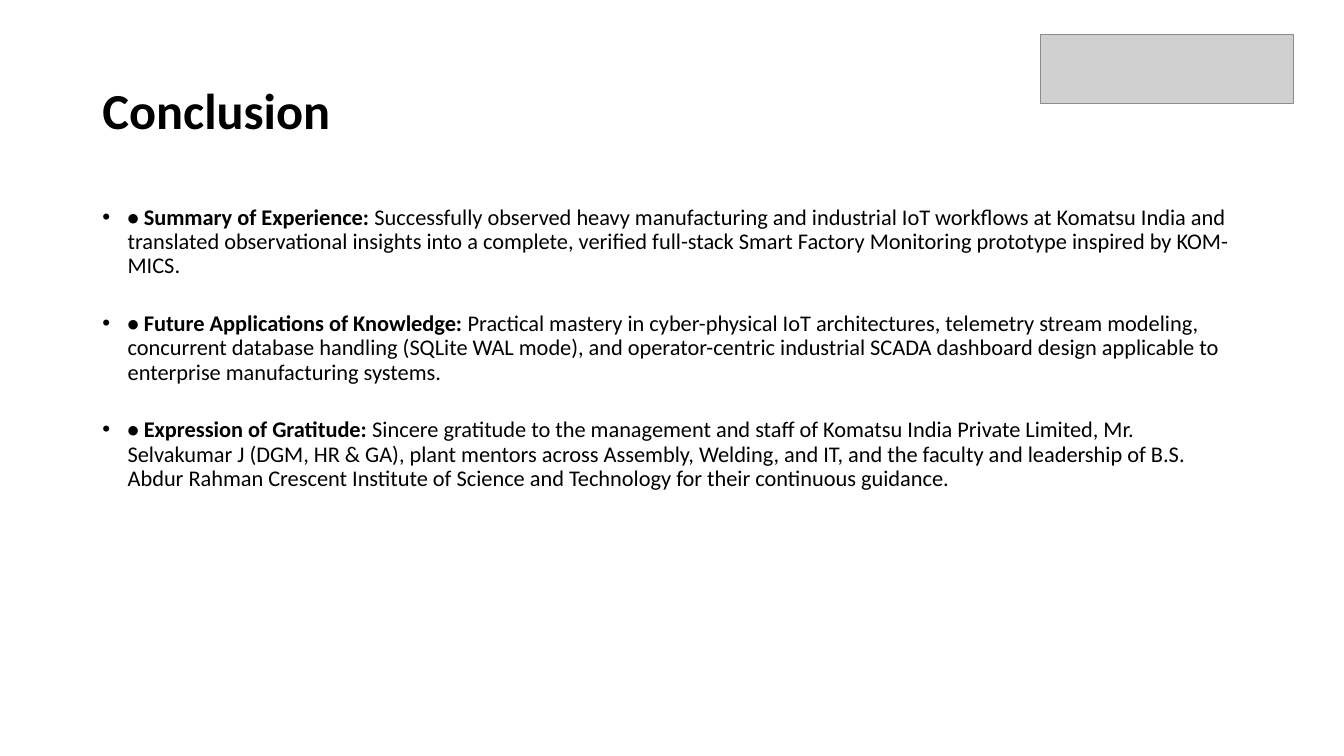
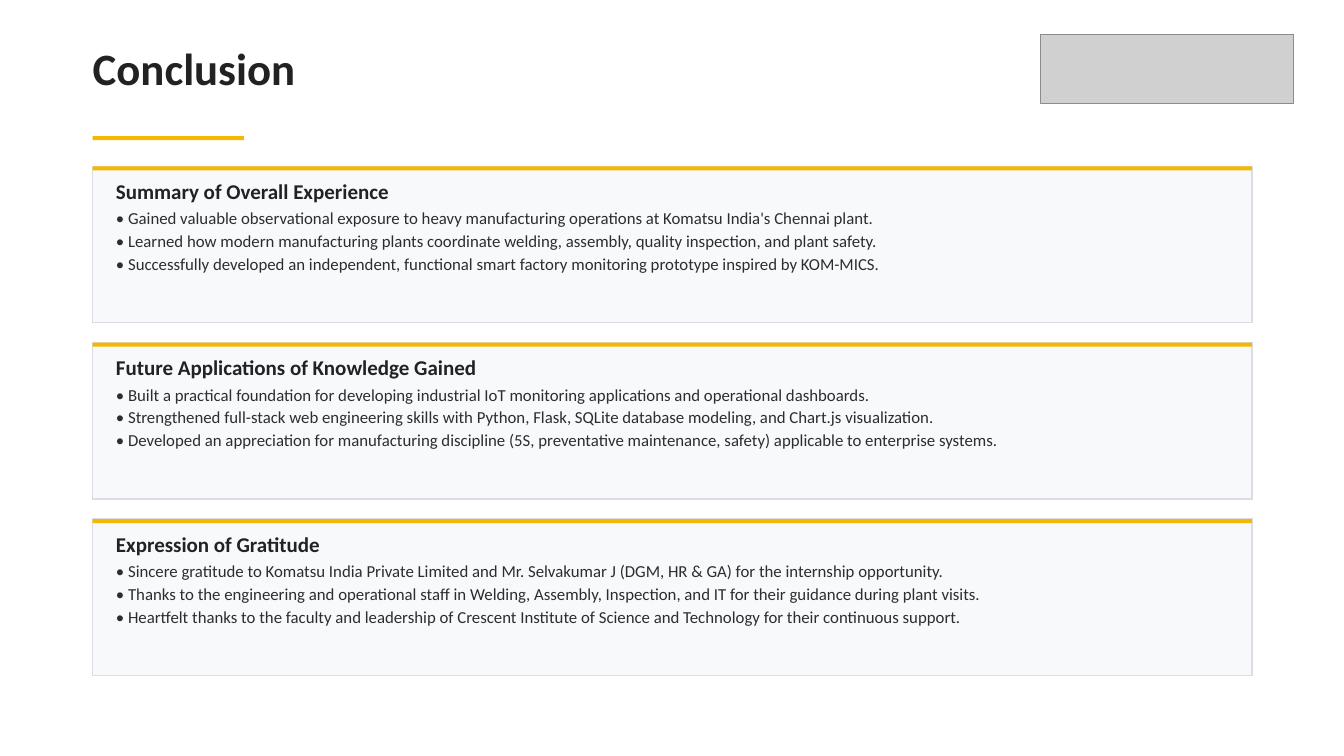
Before and after one commit to ayaan0405/KOM-MICS-Smart-Factory-Monitoring, a slide deck: slide 9 of SMART_FACTORY_MONITORING_SYSTEM_PRESENTATION.pptx. Drawn at 1344x756 pixels with LibreOffice and Linux fonts; fonts in the diff are those of the drawing; grey boxes stand for pictures. Boxes give left, top, right and bottom in pixels: in the first picture for what was removed or moved away, otherwise in the second. Text is boxed around its words. In the diff, an @@ line names an element or a change of style, - is before the commit and + after.

Commit message:
Refine 9-slide presentation: department exposure grid, single verified project, industrial aesthetics

```diff
--- a/SMART_FACTORY_MONITORING_SYSTEM_PRESENTATION.pptx
+++ b/SMART_FACTORY_MONITORING_SYSTEM_PRESENTATION.pptx
@@ text "Conclusion" at box(93, 53, 295, 86): size 36 to 32 pt, text colour #000000 to #222222; line spacing 0.9 to 1; vertical alignment middle to top @@
@@ rectangle added at box(93, 136, 244, 140), fill #F5B800 @@
@@ rectangle added at box(93, 166, 1252, 323), fill #F8F9FA, outline #DADEE4 1 pt @@
@@ rectangle added at box(93, 166, 1252, 170), fill #F5B800 @@
@@ text added at box(116, 184, 879, 273), 12 pt, text #2D2D2D @@
+Summary of Overall Experience
+• Gained valuable observational exposure to heavy manufacturing operations at Komatsu India's Chennai plant.
+• Learned how modern manufacturing plants coordinate welding, assembly, quality inspection, and plant safety.
+• Successfully developed an independent, functional smart factory monitoring prototype inspired by KOM-MICS.
@@ text removed at box(128, 209, 1228, 490) @@
-• • Summary of Experience: Successfully observed heavy manufacturing and industrial IoT workflows at Komatsu India and translated observational insights into a complete, verified full-stack Smart Factory Monitoring prototype inspired by KOM-MICS.
-• • Future Applications of Knowledge: Practical mastery in cyber-physical IoT architectures, telemetry stream modeling, concurrent database handling (SQLite WAL mode), and operator-centric industrial SCADA dashboard design applicable to enterprise manufacturing systems.
-• • Expression of Gratitude: Sincere gratitude to the management and staff of Komatsu India Private Limited, Mr. Selvakumar J (DGM, HR & GA), plant mentors across Assembly, Welding, and IT, and the faculty and leadership of B.S. Abdur Rahman Crescent Institute of Science and Technology for their continuous guidance.
@@ rectangle added at box(93, 343, 1252, 499), fill #F8F9FA, outline #DADEE4 1 pt @@
@@ rectangle added at box(93, 343, 1252, 347), fill #F5B800 @@
@@ text added at box(116, 360, 997, 449), 12 pt, text #2D2D2D @@
+Future Applications of Knowledge Gained
+• Built a practical foundation for developing industrial IoT monitoring applications and operational dashboards.
+• Strengthened full-stack web engineering skills with Python, Flask, SQLite database modeling, and Chart.js visualization.
+• Developed an appreciation for manufacturing discipline (5S, preventative maintenance, safety) applicable to enterprise systems.
@@ rectangle added at box(93, 519, 1252, 676), fill #F8F9FA, outline #DADEE4 1 pt @@
@@ rectangle added at box(93, 519, 1252, 523), fill #F5B800 @@
@@ text added at box(116, 537, 980, 626), 12 pt, text #2D2D2D @@
+Expression of Gratitude
+• Sincere gratitude to Komatsu India Private Limited and Mr. Selvakumar J (DGM, HR & GA) for the internship opportunity.
+• Thanks to the engineering and operational staff in Welding, Assembly, Inspection, and IT for their guidance during plant visits.
+• Heartfelt thanks to the faculty and leadership of Crescent Institute of Science and Technology for their continuous support.
```
Also in this commit, not shown: 6 other slides changed, 2 slides added, 2 slides removed.
